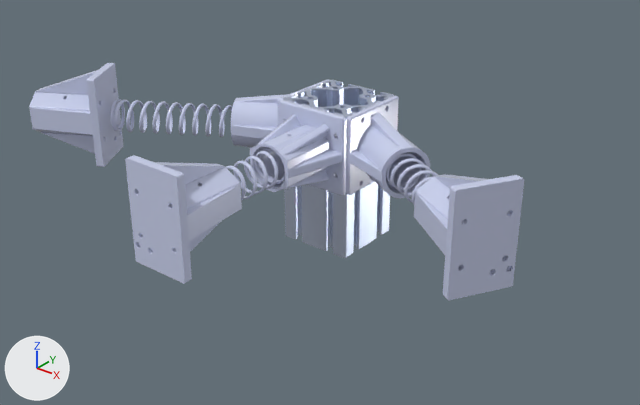
A saved change to the glTF model assets/upper_mechanism/padding/iteration_3_front.glb.
The view is the same before and after, from a camera (50 mm lens) standing at (1.153, -2.286, 1.63) and looking at (0.683, -1.698, 1.266). The axes (+X, +Y, +Z) are drawn at lower left. The lights are the same throughout. The first picture is the older version. Where no turn or scale is listed for an object, it has been applied to the vertices. Vertices at exactly the same position are counted once.

Names of what the first picture shows: '8080-1', 'Mesh_0', 'Mesh_1', 'Mesh_2', 'Mirrorfoam_mount_iteration_2-3', 'Spring-1', 'Spring-4', 'foam_mount_iteration_2-4', 'spring_mount_iteration_1-1', 'spring_side_mount_iteration_1-2'.
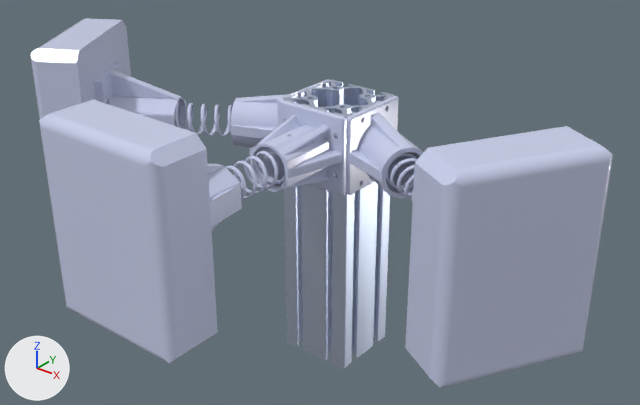
Changed parts and their boxes (x1, y1, x2, y2) in the pictures (640 x 405 px; the box of a moved part takes in the faces that stretch with it):
'foam-1', added (pale blue): after (405, 126, 613, 388)
'foam-2', added (pale blue): after (39, 100, 218, 363)
'8080-1', reshaped (61% taller): before (283, 80, 394, 258); after (283, 80, 394, 368)
'Mirrorfoam_mount_iteration_2-3', moved, turned: before (414, 174, 524, 300); after (94, 63, 187, 129)
'Mirrorfoam-3', added (pale blue): after (30, 18, 131, 119)
'Mesh_1', deleted (pale blue): before (29, 63, 123, 167)
'Mesh_2', moved, turned: before (111, 99, 233, 137); after (175, 102, 233, 137)
'Spring-4', moved, turned: before (386, 152, 449, 205); after (386, 152, 417, 203)
part 1 of me_mesh_3, moved or reshaped: before (288, 227, 389, 258); after (285, 227, 389, 368)
'foam_mount_iteration_2-4', unchanged, covered by the edit: before (125, 155, 242, 284); after (207, 163, 242, 230)

The change in detail:
me_mesh_3 is used by ob_8080_1; location (0.6482, -1.6255, 0.8925).
me_mesh_3 had 1421 vertices, 2819 faces and spanned x -0.04..0.04, y -0.04..0.04, z 0.3..0.45.
me_mesh_3 now has 1421 vertices, 2820 faces and spans x -0.04..0.04, y -0.04..0.04, z 0.165..0.45.
me_mesh_3 part 1: 11 vertices moved within x -0.036..0.04, y -0.04..0.037, z 0.45; 711 vertices removed from x -0.04..0.04, y -0.04..0.04, z 0.3..0.45; 711 vertices added at x -0.04..0.04, y -0.04..0.04, z 0.165..0.45.
Mesh me_mesh_7 is new.
It has 702 vertices, 1418 faces and spans x -0.0399..0.0399, y -0.0025..0.0752, z -0.04..0.0575.
It uses material mat_defaultplastic_002 (pale blue #cbd2ee).
Mesh me_mesh_12 is new.
It has 76 vertices, 148 faces and spans x -0.078..0.031, y -0.056..0.085, z -0.09..0.09.
It uses material mat_defaultplastic_002 (pale blue #cbd2ee).
Mesh me_mesh_11 is new.
It has 76 vertices, 148 faces and spans x -0.069..0.069, y 0.0..0.05, z -0.09..0.09.
It uses material mat_defaultplastic_002 (pale blue #cbd2ee).
Mesh me_mesh_8 is new.
It has 76 vertices, 148 faces and spans x -0.031..0.078, y -0.056..0.085, z -0.09..0.09.
It uses material mat_defaultplastic_002 (pale blue #cbd2ee).
Object 'spring_side_mount_iteration_1-2' (ob_spring_side_mount_iteration_1_2) now shows me_mesh_7 instead of me_mesh_0.
Object 'Mirrorfoam_mount_iteration_2-3' (ob_mirrorfoam_mount_iteration_2_3) moves from (0.873, -1.731, 1.303) to (0.423, -1.731, 1.303).
Object 'Mirrorfoam_mount_iteration_2-3' (ob_mirrorfoam_mount_iteration_2_3) turns from (0, 180, 60) to (0, -180, -60) degrees about x, y and z.
Object 'Spring-4' (ob_spring_4) moves from (0.745, -1.657, 1.303) to (0.866, -1.727, 1.303).
Object 'Spring-4' (ob_spring_4) turns from (-90, 58, -120) to (-90, -100, 60) degrees about x, y and z.
Object 'Mesh_2' (ob_mesh_2) moves from (0.551, -1.657, 1.303) to (0.43, -1.727, 1.303).
Object 'Mesh_2' (ob_mesh_2) turns from (90, 58, -60) to (-90, -80, -60) degrees about x, y and z.
Object 'Mesh_1' (ob_mesh_1) is deleted.
Object 'foam-1' (ob_foam_1) is new; it shows me_mesh_12.
Its location is (0.9185, -1.7525, 1.2987).
Object 'foam-2' (ob_foam_2) is new; it shows me_mesh_11.
Its location is (0.6442, -1.9185, 1.3025).
Object 'Mirrorfoam-3' (ob_mirrorfoam_3) is new; it shows me_mesh_8.
Its location is (0.3778, -1.7525, 1.2987).
